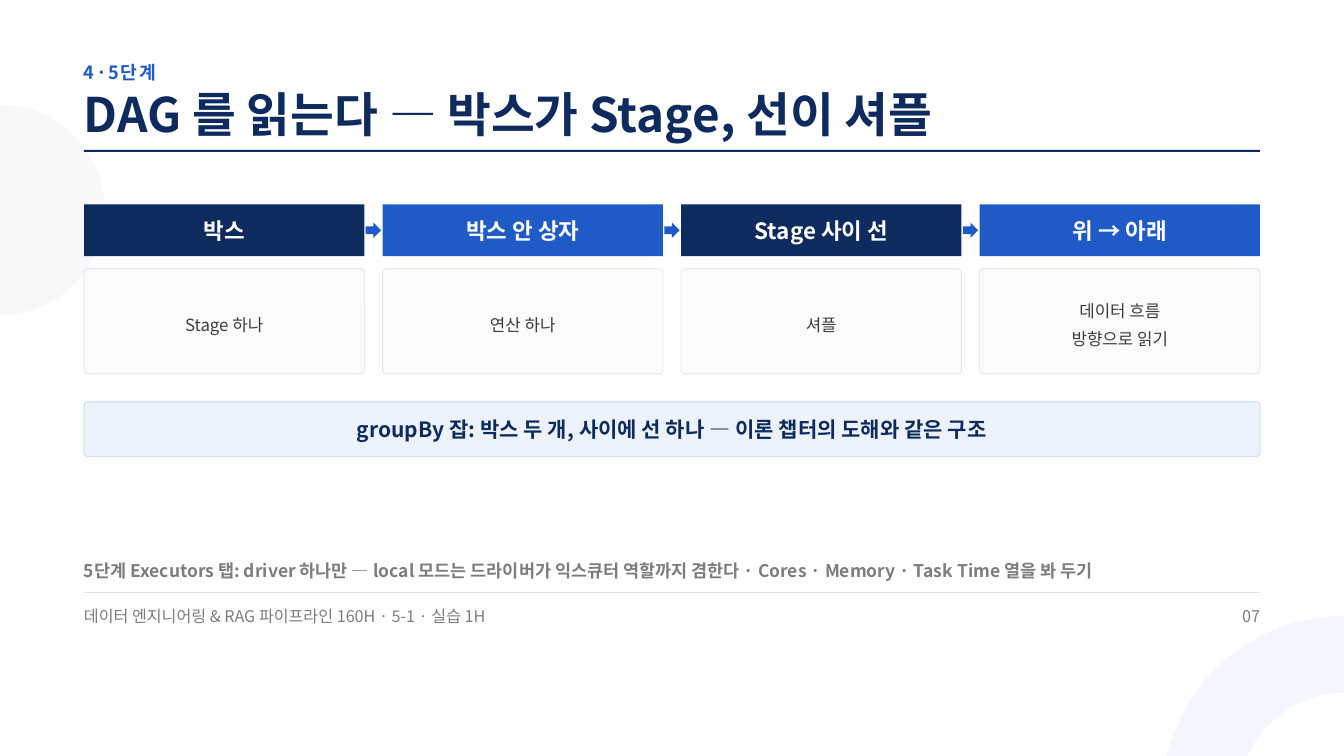
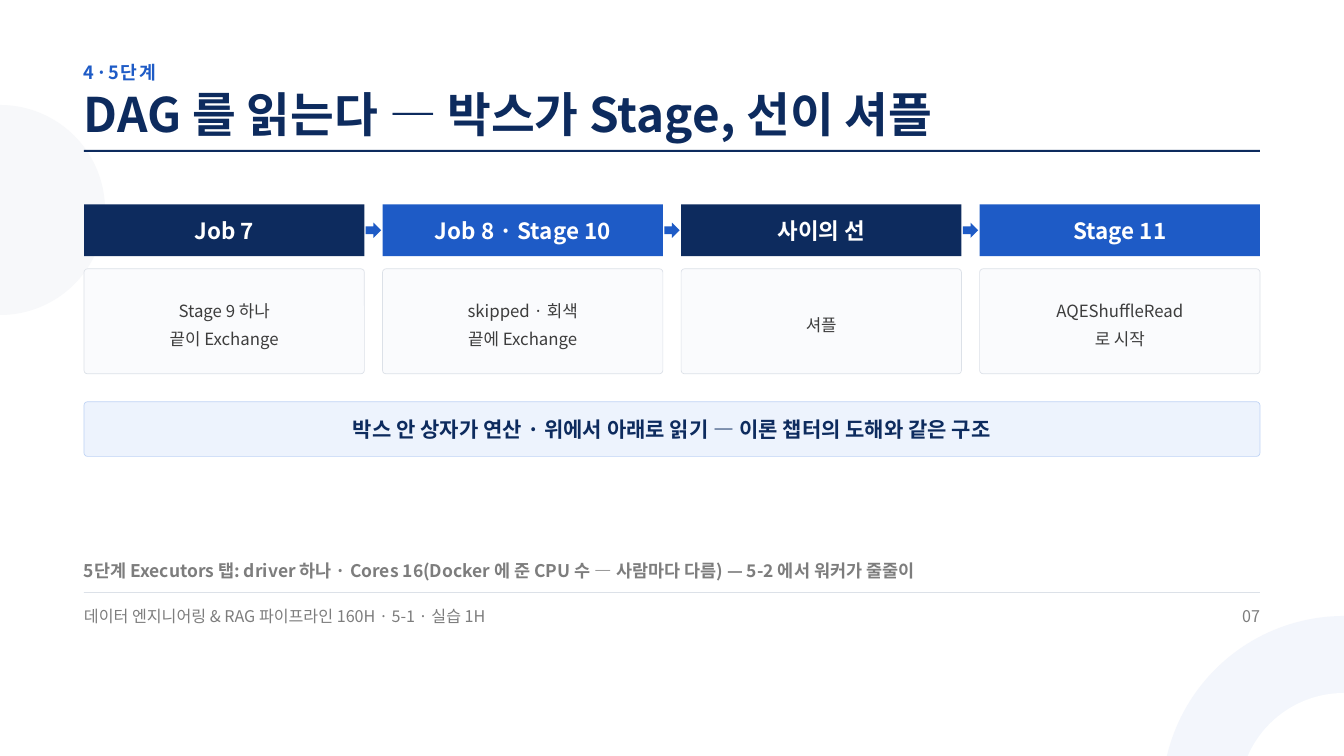
Before and after one commit to aebonlee/materials, a slide deck: slide 7 of data-eng/decks/w5d1s3.pptx. Drawn at 1344x756 pixels with LibreOffice and Linux fonts; fonts in the diff are those of the drawing. Boxes give left, top, right and bottom in pixels: in the first picture for what was removed or moved away, otherwise in the second. Text is boxed around its words. In the diff, an @@ line names an element or a change of style, - is before the commit and + after.

```diff
--- a/data-eng/decks/w5d1s3.pptx
+++ b/data-eng/decks/w5d1s3.pptx
@@ text at <box>194,221,254,240</box>: text changed @@
-박스
+Job 7
@@ text at <box>435,221,610,244</box>: text changed @@
-박스 안 상자
+Job 8 · Stage 10
@@ text at <box>778,220,865,241</box>: text changed @@
-Stage 사이 선
+사이의 선
@@ text at <box>1073,222,1166,244</box>: text changed @@
-위 → 아래
+Stage 11
@@ text at <box>170,303,278,349</box>: text changed @@
-Stage 하나
+Stage 9 하나
+끝이 Exchange
@@ text at <box>468,303,578,349</box>: text changed @@
-연산 하나
+skipped · 회색
+끝에 Exchange
@@ text at <box>1056,303,1183,347</box>: text changed @@
-데이터 흐름
-방향으로 읽기
+AQEShuffleRead
+로 시작
@@ text at <box>353,419,991,439</box>: text changed @@
-groupBy 잡: 박스 두 개, 사이에 선 하나 — 이론 챕터의 도해와 같은 구조
+박스 안 상자가 연산 · 위에서 아래로 읽기 — 이론 챕터의 도해와 같은 구조
@@ text at <box>84,562,914,581</box>: text changed @@
-5단계 Executors 탭: driver 하나만 — local 모드는 드라이버가 익스큐터 역할까지 겸한다 · Cores · Memory · Task Time 열을 봐 두기
+5단계 Executors 탭: driver 하나 · Cores 16(Docker 에 준 CPU 수 — 사람마다 다름) — 5-2 에서 워커가 줄줄이
```
Also in this commit, not shown: 8 other slides changed, 1 slide added, 1 slide removed, 11 other files.
